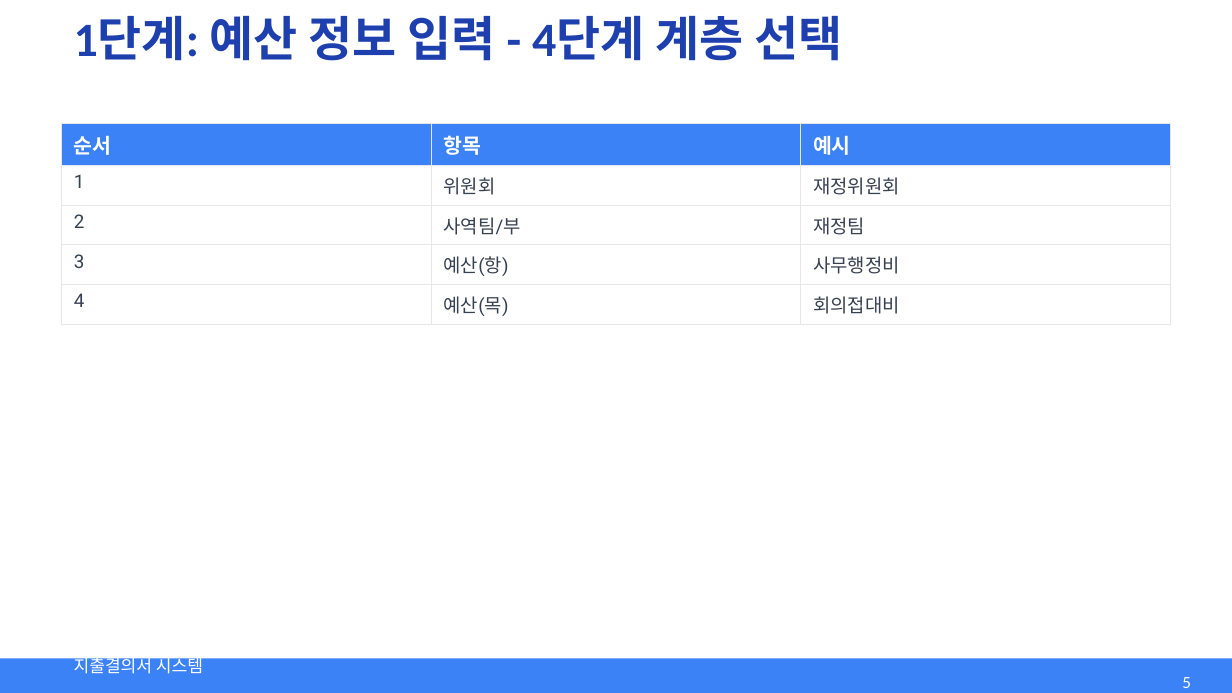
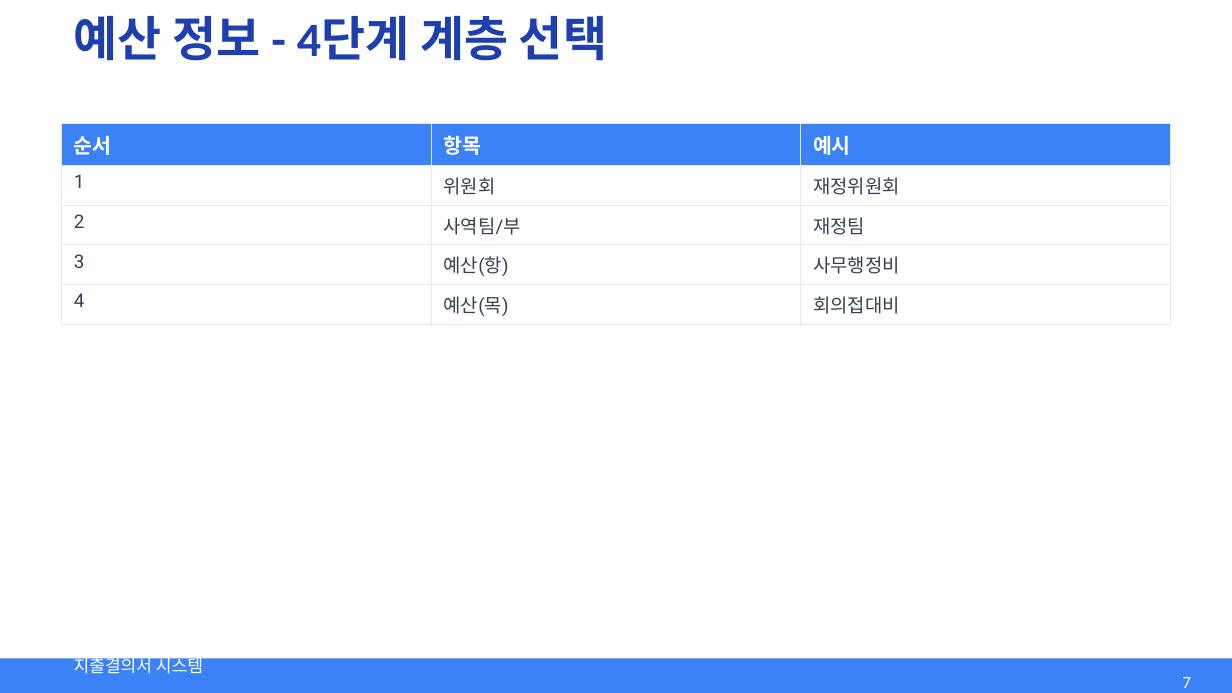
Before and after one commit to can1001/expense-saas, a slide deck: slide 7 of docs/user-guide/presentations/01-expense-guide.pptx (slide 5 before the commit). Drawn at 1232x693 pixels with LibreOffice and Linux fonts; fonts in the diff are those of the drawing. Boxes give left, top, right and bottom in pixels: in the first picture for what was removed or moved away, otherwise in the second. Text is boxed around its words. In the diff, an @@ line names an element or a change of style, - is before the commit and + after.

```diff
--- a/docs/user-guide/presentations/01-expense-guide.pptx
+++ b/docs/user-guide/presentations/01-expense-guide.pptx
@@ text at (x1=74, y1=16, x2=607, y2=61): text changed @@
-1단계: 예산 정보 입력 - 4단계 계층 선택
+예산 정보 - 4단계 계층 선택
@@ page number at (x1=1182, y1=677, x2=1191, y2=688): text changed @@
-5
+7
```
Also in this commit, not shown: 5 other slides changed, 7 slides added, 5 other files.
